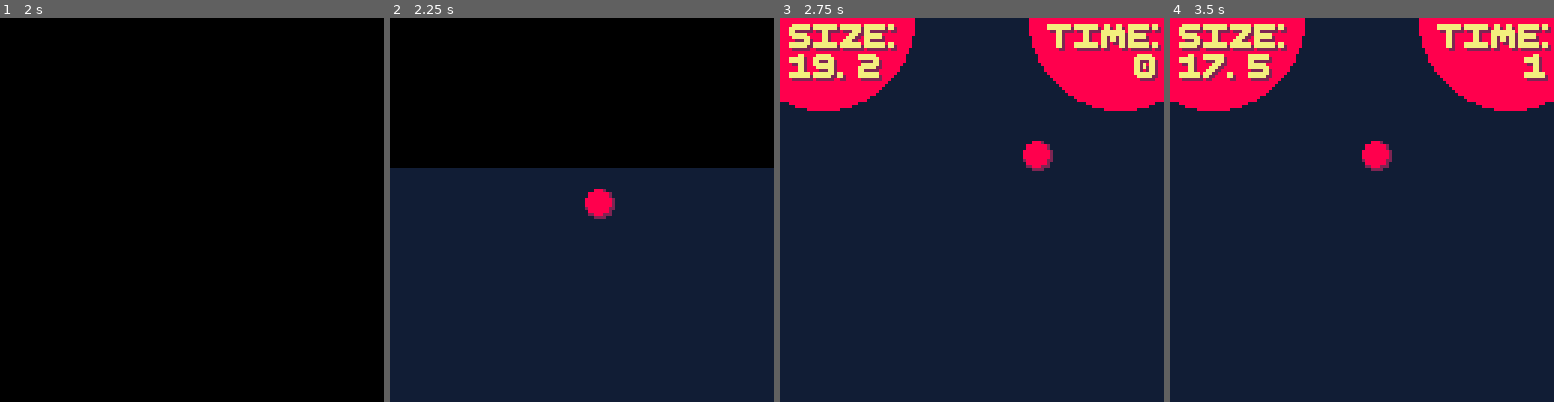
Above: before the commit, frames 1-4 (left to right).
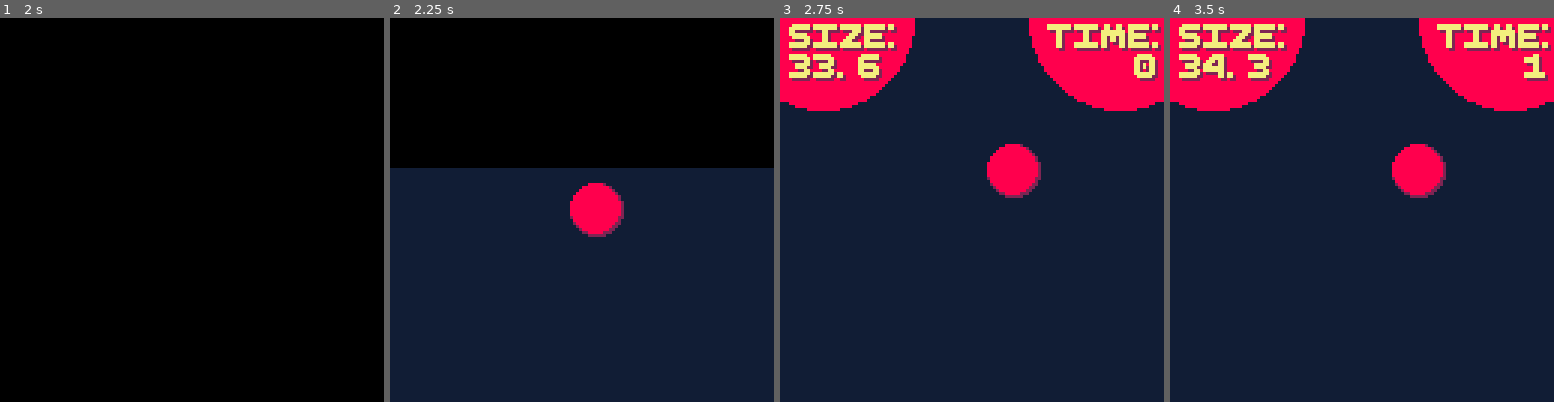
Above: after the commit, the same moments.

Repository: acmcpheron02/beeg
Game: PICO-8 cartridge main.p8
Same seed, same stepped clock (60 frames per second), same inputs: the game is played once before the commit and once after it.
Inputs:
- Up to frame 1 (2 s): tap X (X key) at 0.33, 1.07, 1.85 s; hold Right from 1.6 s (still down)
- Up to frame 2 (2.25 s): release Right at 2.1 s; hold Up from 2.15 s (still down)
- Up to frame 3 (2.75 s): release Up at 2.42 s; hold Right from 2.47 s (still down)
- Up to frame 4 (3.5 s): tap X (X key) at 2.97 s; release Right at 3.03 s; hold Left from 3.08 s (still down)

Frame 1 is identical in both runs. In frame 2, 1.2% of the frame differs, in the area x 46-61%, y 42-58%; in frame 3, 2.1%; in frame 4, 2.6%, in the area x 2-72%, y 9-47%.

Commit message:
Added Jellyfish sprites, misc changes

Diff:
--- a/main.p8
+++ b/main.p8
@@ -120,6 +120,7 @@
   cam = make_camera()
   make_krill(570, 300)
   make_plankton(530, 300)
+  make_fish(500, 270)
   -- make_food("food", 330, 300, 7, 7, food_sprites["plankton"], 16)
   -- make_food("food", 300, 330, 7, 7, food_sprites["plankton"], 16)
   -- make_food("food", 270, 300, 7, 7, food_sprites["plankton"], 16)
@@ -268,7 +269,7 @@
   p.dy = 0
   p.x_speed = 0
   p.y_speed = 0
-  p.mass = 20
+  p.mass = 35
   p.base_accel = 0.55
   p.base_friction = .45
   p.base_mass = 20
@@ -279,7 +280,7 @@
   p.accel = 0
   p.friction = 0
   p.radius = 5
-  p.xFlipped = false
+  p.xflipped = false
   p.anim = {
     ["idle"] = {0,0,7,7},
     ["side"] = {8,0,7,7},
@@ -325,8 +326,8 @@
   end
 
   function p.draw_actor()
-    if p.dx < 0 then p.xFlipped = true end
-    if p.dx > 0 then p.xFlipped = false end
+    if p.dx < 0 then p.xflipped = true end
+    if p.dx > 0 then p.xflipped = false end
 
     psprite = p.anim["idle"]
     if p.dx != 0 then psprite = p.anim["side"] end
@@ -338,7 +339,7 @@
     if p.hurt % 6 == 5 then
       ovalfill(p.x-p.size, p.y-p.size, p.x+p.w+p.size, p.y+p.h+p.size, 7)
     end
-    sspr(psprite[1], psprite[2], psprite[3], psprite[4], p.x, p.y, psprite[3], psprite[4], p.xFlipped)
+    sspr(psprite[1], psprite[2], psprite[3], psprite[4], p.x, p.y, psprite[3], psprite[4], p.xflipped)
   end
 
   p.add_mass(0)
@@ -353,7 +354,7 @@
     a.y=y
     a.h=h
     a.w=w
-    a.xFlipped = 0
+    a.xflipped = false
     a.frame = 0
     a.atsp = 0
     a.eatreq = 1000
@@ -472,11 +473,10 @@
     if a.updateloop[1] == 2 then
       local xoff = rnd(2)-1
       local yoff = -0.3
-      print(xoff, 340, 300, 0)
       a.x += xoff
       a.y += yoff
-      if xoff > 0 then a.xFlipped = true end
-      if xoff < 0 then a.xFlipped = false end
+      if xoff > 0 then a.xflipped = true end
+      if xoff < 0 then a.xflipped = false end
       deli(a.updateloop, 1)
     end
   end
@@ -495,11 +495,92 @@
       a.loop_draw()
     end
     if a.drawloop[1] == 1 then
-      sspr(16, 16, 8, 8, a.x, a.y, 8, 8, a.xFlipped, false)
+      sspr(16, 16, 8, 8, a.x, a.y, 8, 8, a.xflipped, false)
       deli(a.drawloop, 1)
     end
     if a.drawloop[1] == 2 then
-      sspr(24, 16, 8, 8, a.x, a.y, 8, 8, a.xFlipped, false)
+      sspr(24, 16, 8, 8, a.x, a.y, 8, 8, a.xflipped, false)
+      deli(a.drawloop, 1)
+    end
+  end
+
+  add(actors, a)
+  return a
+end
+
+function make_fish(x,y)
+  local a = make_food("fish",x,y,8,8) --make_food(k,x,y,h,w)
+  a.eatreq = 30
+  a.updateloop = {}
+  a.drawloop = {}
+
+  function a.loop_update()
+    local range = 50
+    for i=1,range do
+      if i < 8 or i > 42 then
+        add(a.updateloop, 1)
+      else
+        add(a.updateloop, 2)
+      end
+    end
+  end
+
+  function a.update_actor()
+    if #a.updateloop <= 0 then
+      a.loop_update()
+    end
+    if a.updateloop[1] == 1 then
+      local xoff = .2
+      if a.xflipped == true then
+        a.x -= xoff
+      end
+      if a.xflipped == false then
+        a.x += xoff
+      end
+      if flr(rnd(100)) == 50 then
+        if a.xflipped == true then
+          a.xflipped = false
+        end
+        if a.xflipped == false then
+          a.xflipped = true
+        end
+      end
+      deli(a.updateloop, 1)
+    end
+    if a.updateloop[1] == 2 then
+      local xoff = 1.2
+      if a.xflipped == true then
+        a.x -= xoff
+      end
+      if a.xflipped == false then
+        a.x += xoff
+      end
+      deli(a.updateloop, 1)
+    end
+  end
+
+  function a.loop_draw()
+    for i=1,8 do
+      add(a.drawloop, 1)
+    end
+    for i=1,34 do
+      add(a.drawloop, 2)
+    end
+    for i=1,8 do
+      add(a.drawloop, 1)
+    end
+  end
+
+  function a.draw_actor()
+    if #a.drawloop <= 0 then
+      a.loop_draw()
+    end
+    if a.drawloop[1] == 1 then
+      sspr(48, 16, 16, 16, a.x, a.y, 16, 16, a.xflipped, false)
+      deli(a.drawloop, 1)
+    end
+    if a.drawloop[1] == 2 then
+      sspr(32, 16, 16, 16, a.x, a.y, 17, 15, a.xflipped, false)
       deli(a.drawloop, 1)
     end
   end
@@ -542,8 +623,8 @@
 
 function eat(pl, t)
   if t.kind == "plankton" then calorie = 1 end
-  if t.kind == "krill" then calorie = 2.5 end
-  if t.kind == "fish"  then calorie = 5 end
+  if t.kind == "krill" then calorie = 2.2 end
+  if t.kind == "fish"  then calorie = 4 end
   pl.add_mass(calorie)
   eat_fx(pl, t)
   del(actors, t)
@@ -573,7 +654,7 @@
 
 function bubbles_fx(pl)
   local sp = 3
-  local fx = {dx=sp*pl.dx*-1,dy=sp*pl.dy*-1,dur=20,spr=8,x=pl.xCen(),y=pl.yCen()}
+  local fx = {dx=sp*pl.dx*-1,dy=sp*pl.dy*-1,dur=20,spr=5,x=pl.xCen(),y=pl.yCen()}
   add (particles, fx);
 end
 
Not shown, changed: 32 lines of the sprite sheet (__gfx__) section of beeg.p8
